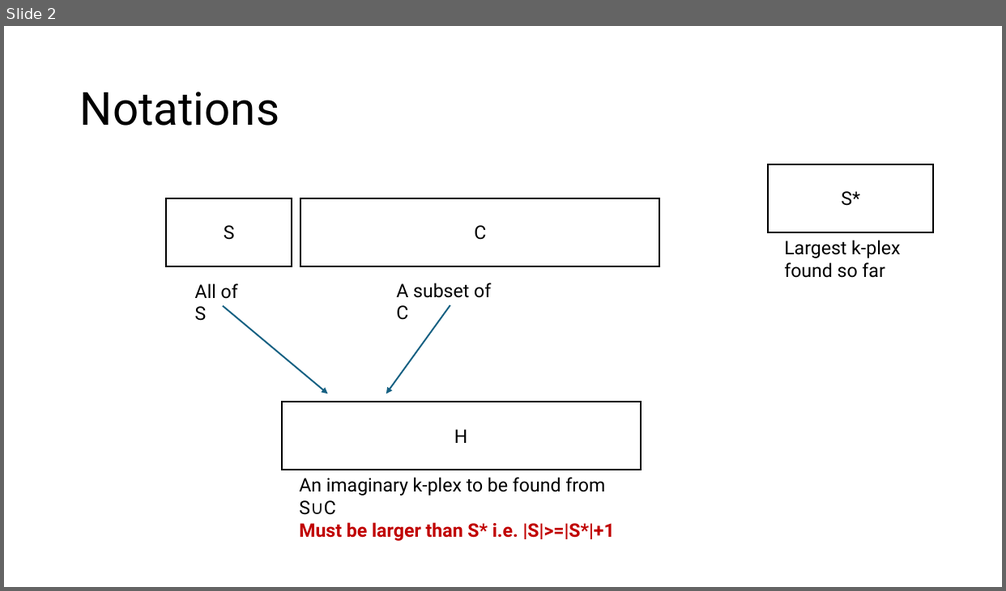
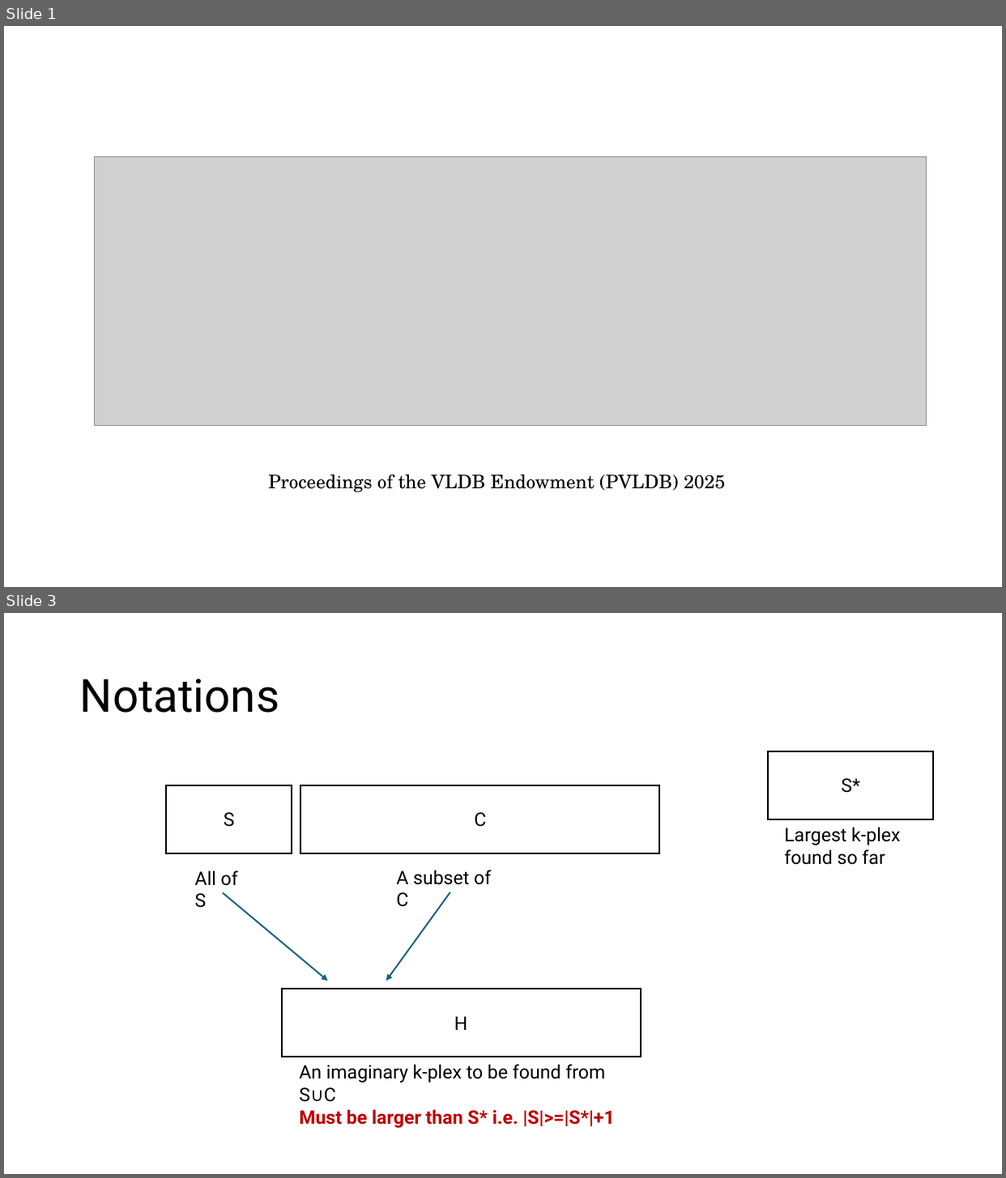
Before and after one commit to akhlaqueak/MaxKPlex, a slide deck: kPEX/kPEX_extension.pptx. Shown one above the other, each under a label of ours: slide 2 before the commit, slides 1 and 3 after it; the slides between them are not shown. The pictures are 1006x591 and 1006x1178 pixels, drawn with LibreOffice and Linux fonts; fonts in the diff are those of the drawing; grey boxes stand for pictures. Boxes give left, top, right and bottom in pixels: in the first picture for what was removed or moved away, otherwise in the second. Text is boxed around its words. In the diff, an @@ line names an element or a change of style, - is before the commit and + after.

```diff
--- a/kPEX/kPEX_extension.pptx
+++ b/kPEX/kPEX_extension.pptx
@@ slide 1 added at (4, 26, 1002, 587), background #FFFFFF @@
@@ picture added at (95, 157, 927, 426) @@
@@ text added at (268, 475, 725, 493), 18 pt, text #000000 @@
+Proceedings of the VLDB Endowment (PVLDB) 2025
@@ what was slide 2 is now slide 3 @@
```
Also in this commit, not shown: 2 other slides added, 1 slide removed, 1 other file.
